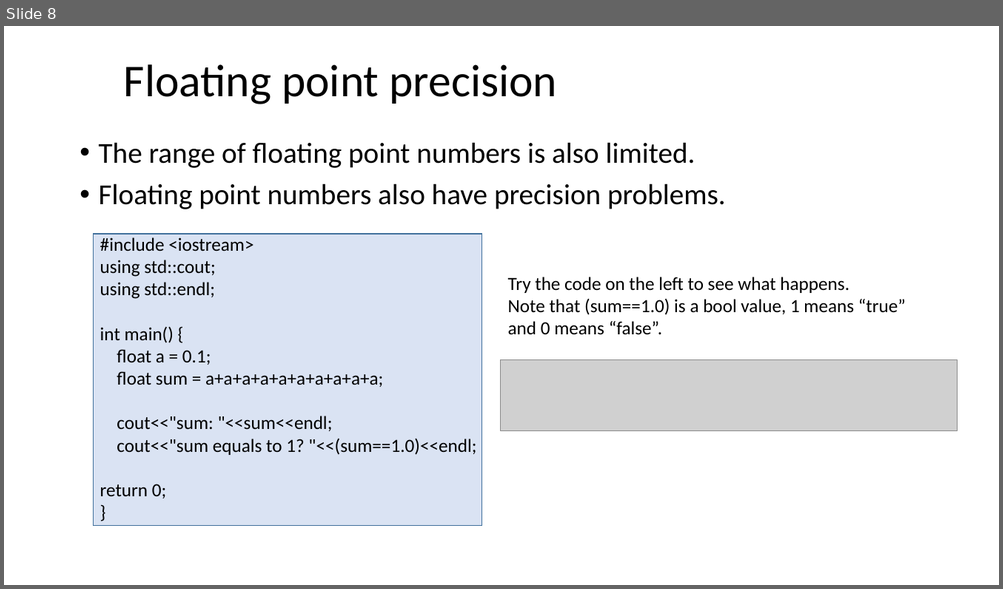
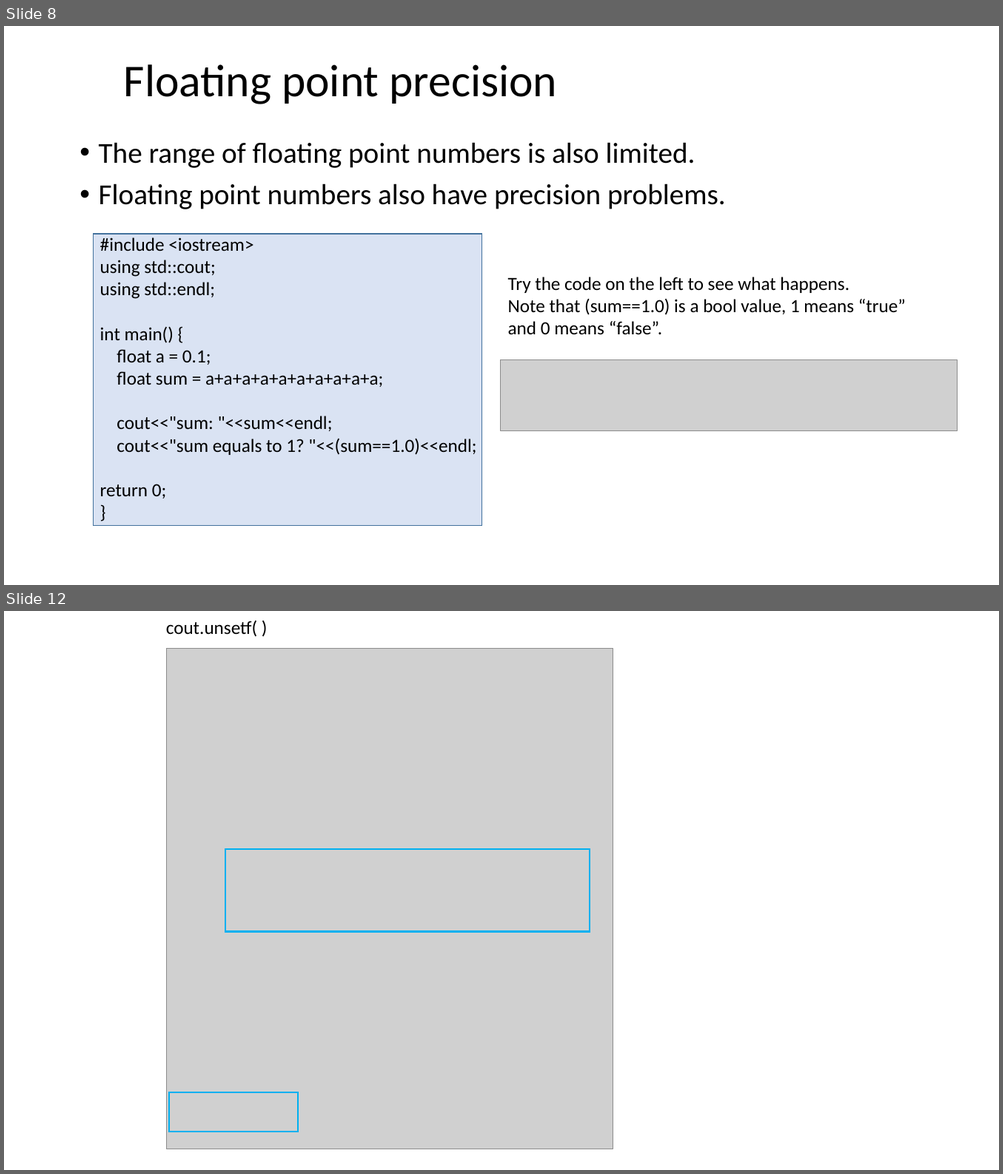
Before and after one commit to dayekuaipao/CPPLearning, a slide deck: week02/Lab02.pptx. Shown one above the other, each under a label of ours: slide 8 before the commit, slides 8 and 12 after it; the slides between them are not shown. The pictures are 1003x589 and 1003x1174 pixels, drawn with LibreOffice and Linux fonts; fonts in the diff are those of the drawing; grey boxes stand for pictures; background and template pictures are left out. Boxes give left, top, right and bottom in pixels: in the first picture for what was removed or moved away, otherwise in the second. Text is boxed around its words. In the diff, an @@ line names an element or a change of style, - is before the commit and + after.

```diff
--- a/week02/Lab02.pptx
+++ b/week02/Lab02.pptx
@@ slide 12 added at bbox=[4, 611, 999, 1170], background #FFFFFF @@
@@ text added at bbox=[166, 620, 257, 637], 18 pt, text #000000 @@
+cout.unsetf( )
@@ picture added at bbox=[166, 648, 613, 1150] @@
@@ rectangle added at bbox=[225, 850, 589, 932], outline #00B0F0 1.5 pt @@
@@ rectangle added at bbox=[170, 1093, 298, 1133], outline #00B0F0 1.5 pt @@
```
Also in this commit, not shown: 6 slides changed, 5 other slides added, 2 slides removed.
